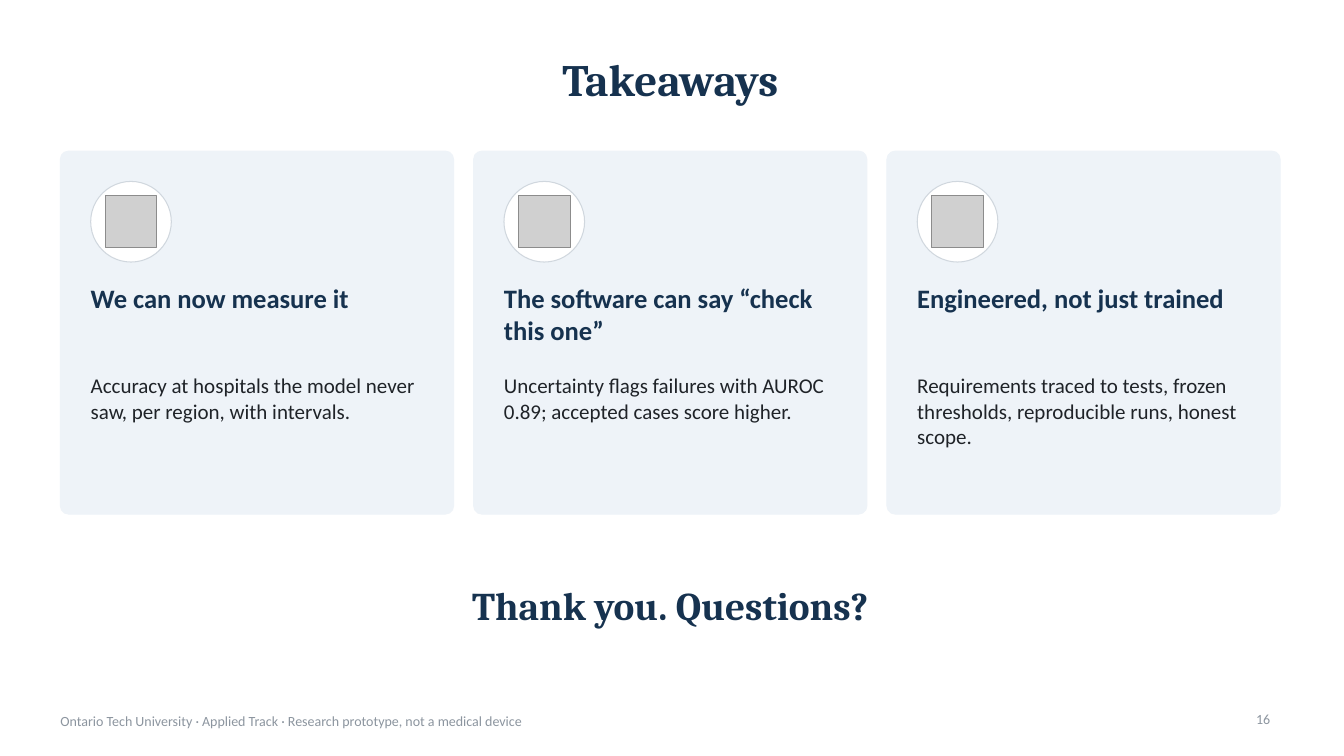
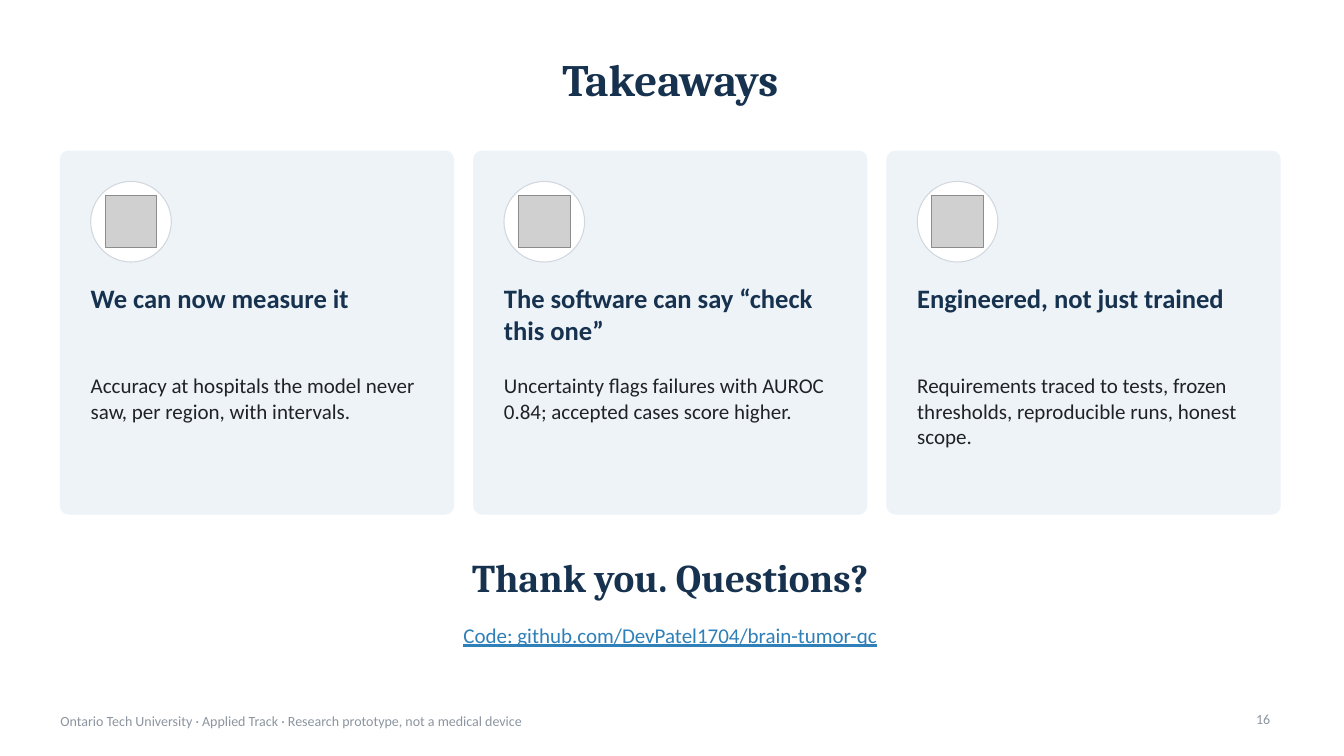
Before and after one commit to DevPatel1704/brain-tumor-qc, a slide deck: slide 16 of docs/slides/btqc_presentation.pptx. Drawn at 1344x756 pixels with LibreOffice and Linux fonts; fonts in the diff are those of the drawing; grey boxes stand for pictures. Boxes give left, top, right and bottom in pixels: in the first picture for what was removed or moved away, otherwise in the second. Text is boxed around its words. In the diff, an @@ line names an element or a change of style, - is before the commit and + after.

Commit message:
Final report and slides on the 98-case pilot
Baseline evaluated on 98 seeded test cases (val 33, in-site 33, held-out 32);
test-time adaptation (E3) and 8-flip vs 1-flip (E4) results added. Report
wording follows the data: no region improves significantly after Holm, and
the largest drop is reported for tumor core and enhancing tumor together.
Tables no longer split mid-row; headings stay with their content.

```diff
--- a/docs/slides/btqc_presentation.pptx
+++ b/docs/slides/btqc_presentation.pptx
@@ text at [504,378,824,423]: text changed @@
-Uncertainty flags failures with AUROC 0.89; accepted cases score higher.
+Uncertainty flags failures with AUROC 0.84; accepted cases score higher.
@@ text "Thank you. Questions?": place and size @@
-text "Thank you. Questions?" at [472,592,868,629]
+text "Thank you. Questions?" at [472,564,868,601]
@@ text added at [463,628,876,647], 15 pt, text #2F7FB8, underline @@
+Code: github.com/DevPatel1704/brain-tumor-qc
```
Also in this commit, not shown: 10 other slides changed, 50 other files.
